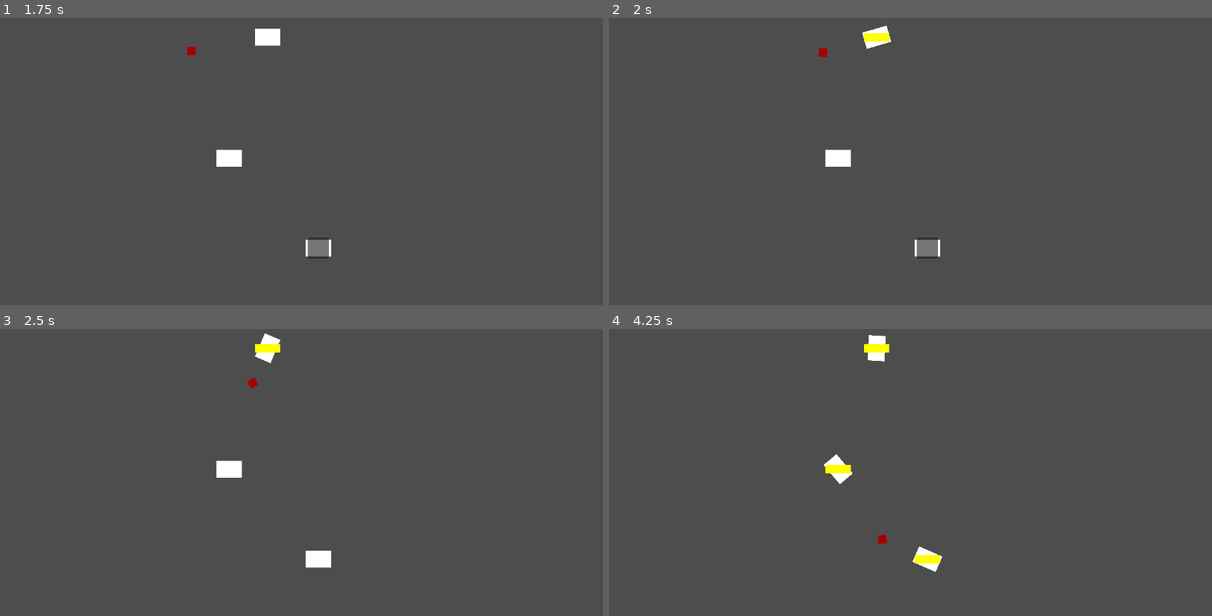
Above: before the commit, frames 1-4 (two rows, left to right).
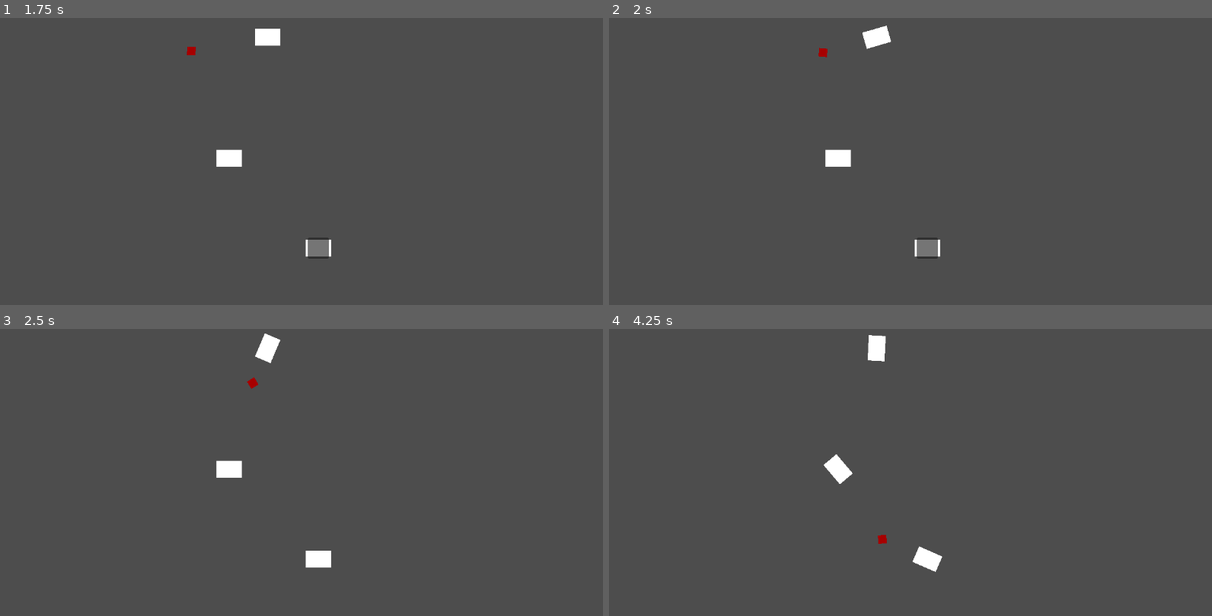
Above: after the commit, the same moments.

Repository: ensaylmkd/CMI_PROJECT
Game: Godot game, scene res://draft.tscn
The game is run twice, just before and just after one commit, with the same random seed, the same clock (stepped at 60 frames per second) and the same inputs.
Inputs (mouse positions are in pixels of both pictures, inside the frame that each line leads up to):
- Up to frame 1 (1.75 s): click (265, 38) at 0.52 s; click (229, 158) at 1.27 s
- Up to frame 2 (2 s): no input
- Up to frame 3 (2.5 s): click (319, 558) at 2 s
- Up to frame 4 (4.25 s): no input

Frame 1 is identical in both runs. In frame 2, 0.1% of the frame differs, in the area x 42-47%, y 5-9%; in frame 3, 0.1%; in frame 4, 0.4%, in the area x 35-55%, y 5-82%.
Error before the commit: Invalid access to property or key 'global' on a base object of type 'Area2D'. (res://bullet.gd:14)

Commit message:
bullet go on target

Diff:
--- a/bullet.gd
+++ b/bullet.gd
@@ -1,5 +1,6 @@
 extends Node2D
 
+var speed = 10
 var target : Area2D
 var direction : Vector2
 @onready var bullet = $bulletbody
@@ -11,5 +12,12 @@
 
 # Called every frame. 'delta' is the elapsed time since the previous frame.
 func _process(delta):
-	direction = (bullet.global_position - target.global.position).normalized()
-	print(direction)
+	direction = (target.global_position - self.global_position )
+	$bulletbody.look_at(target.global_position)
+	self.global_position+=direction*speed*delta
+
+
+
+
+func _on_area_2d_area_entered(area):
+	queue_free()
--- a/bullet.tscn
+++ b/bullet.tscn
@@ -8,8 +8,11 @@
 [node name="Area2D" type="Area2D" parent="."]
 
 [node name="CollisionPolygon2D" type="CollisionPolygon2D" parent="Area2D"]
-polygon = PackedVector2Array(-24, -8, 24, -8, 24, 8, -24, 8)
+polygon = PackedVector2Array(-14, -4, 0, -4, 14, 0, 0, 4, -14, 4)
 
 [node name="bulletbody" type="Polygon2D" parent="."]
+scale = Vector2(0.577088, 0.400547)
 color = Color(1, 1, 0, 1)
-polygon = PackedVector2Array(-24, -8, 24, -8, 24, 8, -24, 8)
+polygon = PackedVector2Array(-24.2597, -9.98635, 0, -9.98635, 24, 0, 24, 0, 0, 9.98635, -24.2597, 9.98635)
+
+[connection signal="area_entered" from="Area2D" to="." method="_on_area_2d_area_entered"]
